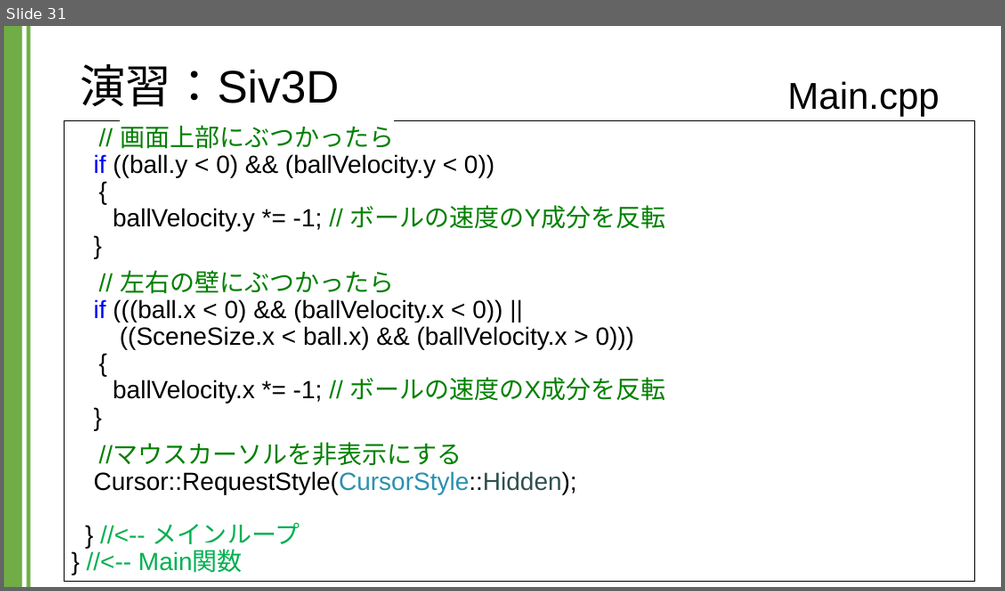
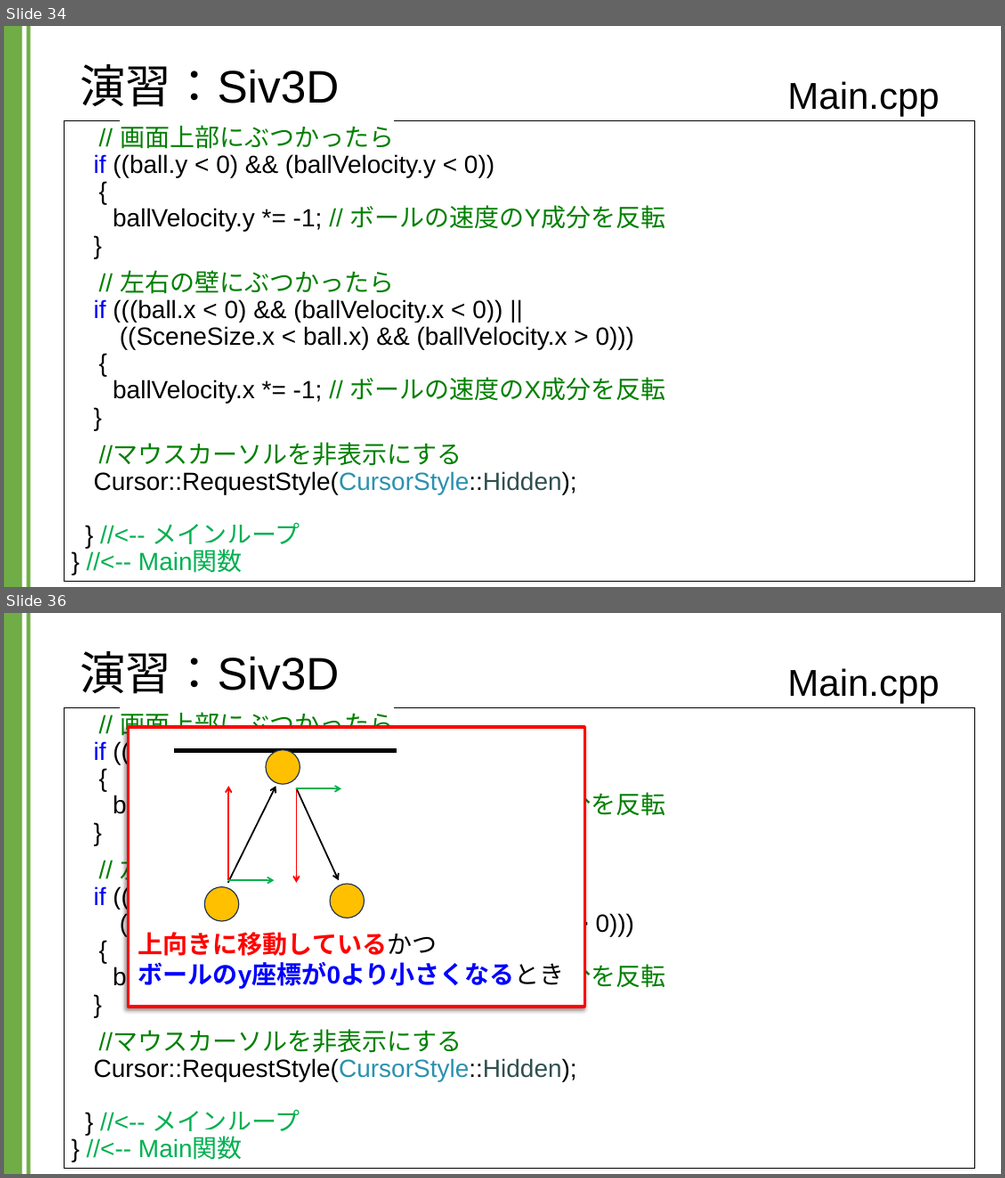
Before and after one commit to kic-murata/cpp2024, a slide deck: 授業資料/演習課題：Siv3D.pptx. Shown one above the other, each under a label of ours: slide 31 before the commit, slides 34 and 36 after it; the slides between them are not shown. The pictures are 1005x591 and 1005x1178 pixels, drawn with LibreOffice and Linux fonts; fonts in the diff are those of the drawing; background and template pictures are left out. Boxes give left, top, right and bottom in pixels: in the first picture for what was removed or moved away, otherwise in the second. Text is boxed around its words. In the diff, an @@ line names an element or a change of style, - is before the commit and + after.

```diff
--- a/授業資料/演習課題：Siv3D.pptx
+++ b/授業資料/演習課題：Siv3D.pptx
@@ slide 36 added at [4,613,1001,1174], background #FFFFFF; not listed: 2 template elements that a slide beside it also shows @@
@@ title added at [80,651,339,694], 44 pt, text #000000 @@
+演習：Siv3D
@@ text added at [787,668,938,704], 36 pt, text #000000 @@
+Main.cpp
@@ rectangle added at [64,708,975,1167], fill #FFFFFF, outline #000000 0.75 pt, 24 pt, text #000000 @@
+// 画面上部にぶつかったら
+if ((ball.y < 0) && (ballVelocity.y < 0))
+{
+ballVelocity.y *= -1; // ボールの速度のY成分を反転
+}
+// 左右の壁にぶつかったら
+if (((ball.x < 0) && (ballVelocity.x < 0)) ||
+((SceneSize.x < ball.x) && (ballVelocity.x > 0)))
+{
+ballVelocity.x *= -1; // ボールの速度のX成分を反転
+}
+//マウスカーソルを非表示にする
+Cursor::RequestStyle(CursorStyle::Hidden);
+} //<-- メインループ
+} //<-- Main関数
@@ rectangle added at [128,727,584,1006], fill #FFFFFF, outline #FF0000 3 pt @@
@@ line added from (175, 751) to (396, 751), #000000 4.5 pt @@
@@ ellipse added at [266,750,300,784], fill #FFC000, outline #1E3256 1 pt @@
@@ arrow added from (228, 882) to (276, 786), #000000 1.5 pt @@
@@ arrow added from (228, 880) to (228, 786), #FF0000 1.5 pt @@
@@ arrow added from (296, 788) to (341, 788), #00B050 1.5 pt @@
@@ arrow added from (297, 788) to (339, 880), #000000 1.5 pt @@
@@ arrow added from (297, 788) to (297, 882), #FF0000 1.5 pt @@
@@ ellipse added at [204,887,239,921], fill #FFC000, outline #1E3256 1 pt @@
@@ arrow added from (228, 880) to (274, 880), #00B050 1.5 pt @@
@@ ellipse added at [330,884,364,918], fill #FFC000, outline #1E3256 1 pt @@
@@ text added at [138,932,565,989], 24 pt, text #0000FF, bold @@
+上向きに移動しているかつ
+ボールのy座標が0より小さくなるとき
@@ what was slide 31 is now slide 34 @@
```
Also in this commit, not shown: 5 slides changed, 5 other slides added.
